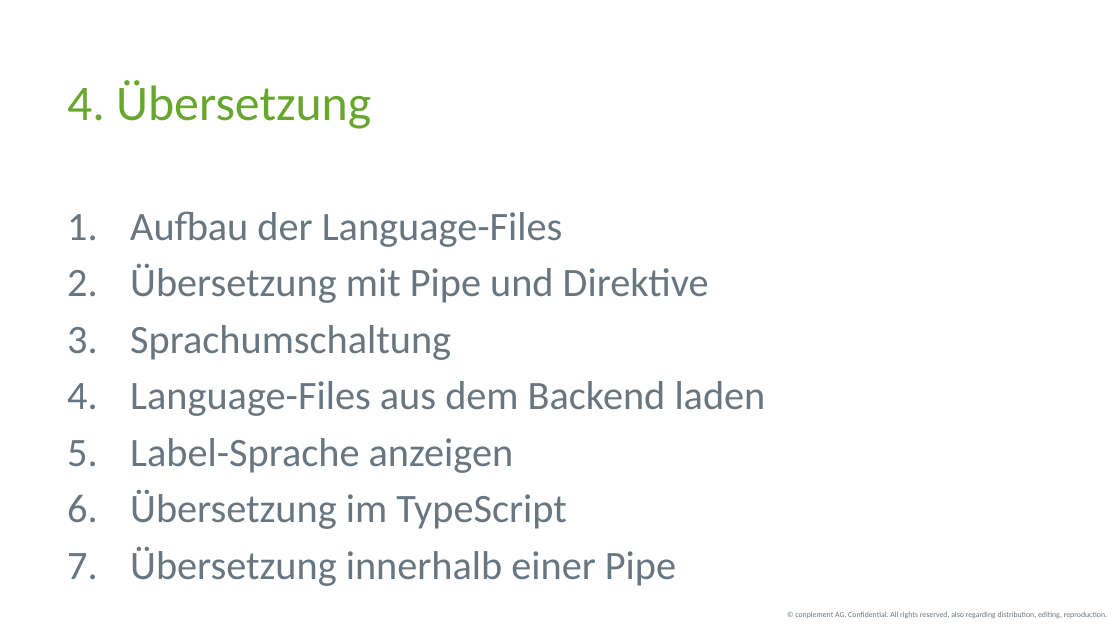
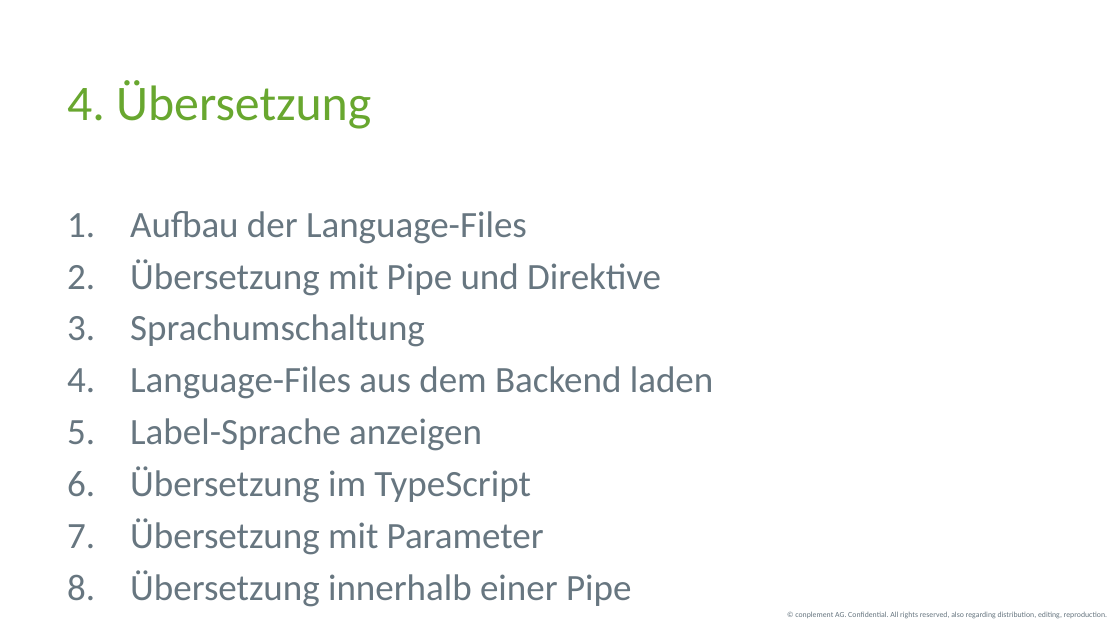
Before and after one commit to bytePassion/wdc_Talk_ngx-translate, a slide deck: slide 11 of Talk/Vortrag.pptx. Drawn at 1120x630 pixels with LibreOffice and Linux fonts; fonts in the diff are those of the drawing; background and template pictures are left out. Boxes give left, top, right and bottom in pixels: in the first picture for what was removed or moved away, otherwise in the second. Text is boxed around its words. In the diff, an @@ line names an element or a change of style, - is before the commit and + after.

Commit message:
improved slides

```diff
--- a/Talk/Vortrag.pptx
+++ b/Talk/Vortrag.pptx
@@ text at (130, 211, 713, 607): size 25.9 to 23.8 pt in "Aufbau der Language-Files", "Übersetzung mit Pipe und Direktive", "Sprachumschaltung", "Language-Files aus dem Backend laden" and 3 more places @@
@@ text at (130, 518, 544, 555): paragraph added @@
+7. Übersetzung mit Parameter
```
Also in this commit, not shown: 1 other slide changed, 1 other file.
